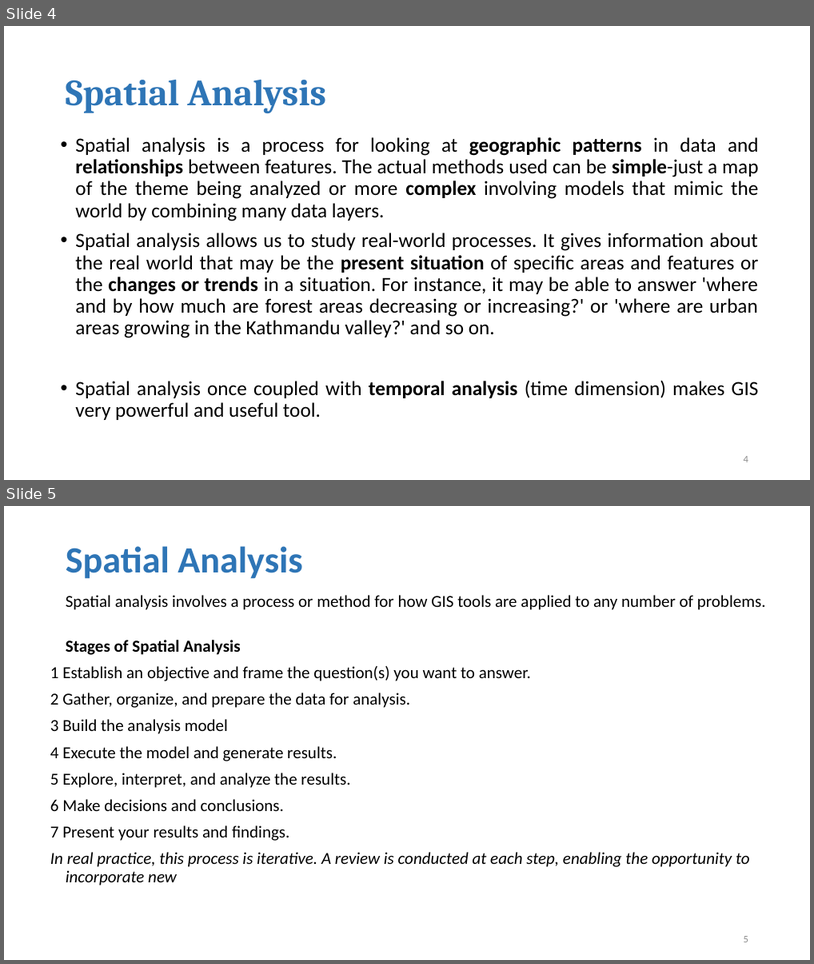
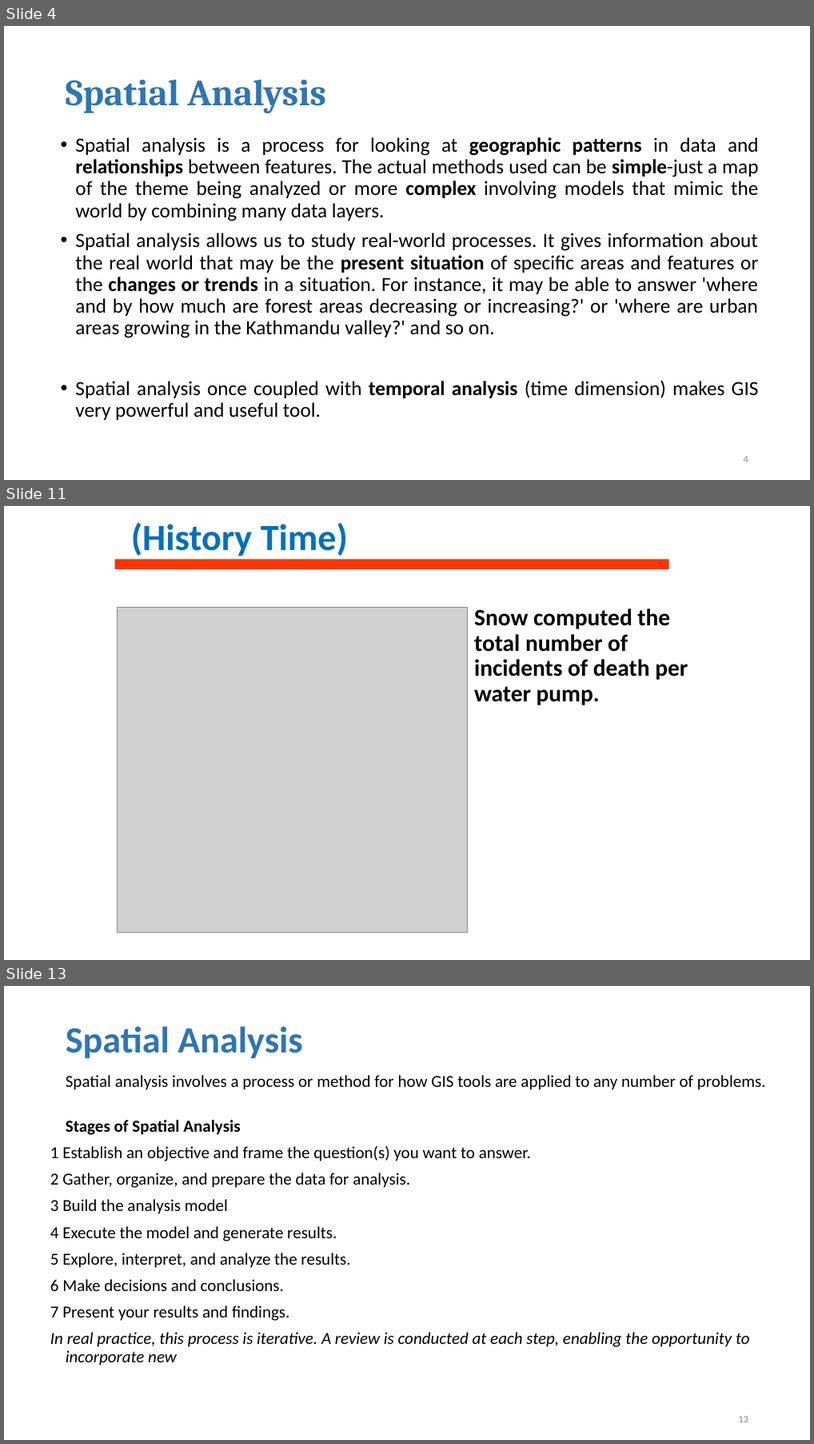
Before and after one commit to geo-canvas/geohydroinformatics, a slide deck: lectures/e) Spatial Analysis/Spatial Analysis.pptx. Shown one above the other, each under a label of ours: slides 4 and 5 before the commit, slides 4, 11 and 13 after it; the slides between them are not shown. The pictures are 814x964 and 814x1444 pixels, drawn with LibreOffice and Linux fonts; fonts in the diff are those of the drawing; grey boxes stand for pictures. Boxes give left, top, right and bottom in pixels: in the first picture for what was removed or moved away, otherwise in the second. Text is boxed around its words. In the diff, an @@ line names an element or a change of style, - is before the commit and + after.

```diff
--- a/lectures/e) Spatial Analysis/Spatial Analysis.pptx
+++ b/lectures/e) Spatial Analysis/Spatial Analysis.pptx
@@ slide 11 added at [4,506,810,960], background #FFFFFF @@
@@ title added at [131,523,348,560], 44 pt, text #0070C0, bold @@
+(History Time)
@@ rectangle added at [114,560,670,569], fill #FF3300 @@
@@ picture added at [117,607,467,932] @@
@@ text added at [474,608,688,705], 28 pt, text #000000, bold @@
+Snow computed the total number of incidents of death per water pump.
@@ what was slide 5 is now slide 13 @@
@@ page number at [738,1416,749,1422]: text changed @@
-5
+13
```
Also in this commit, not shown: 1 slide changed, 8 other slides added, 6 other files.
